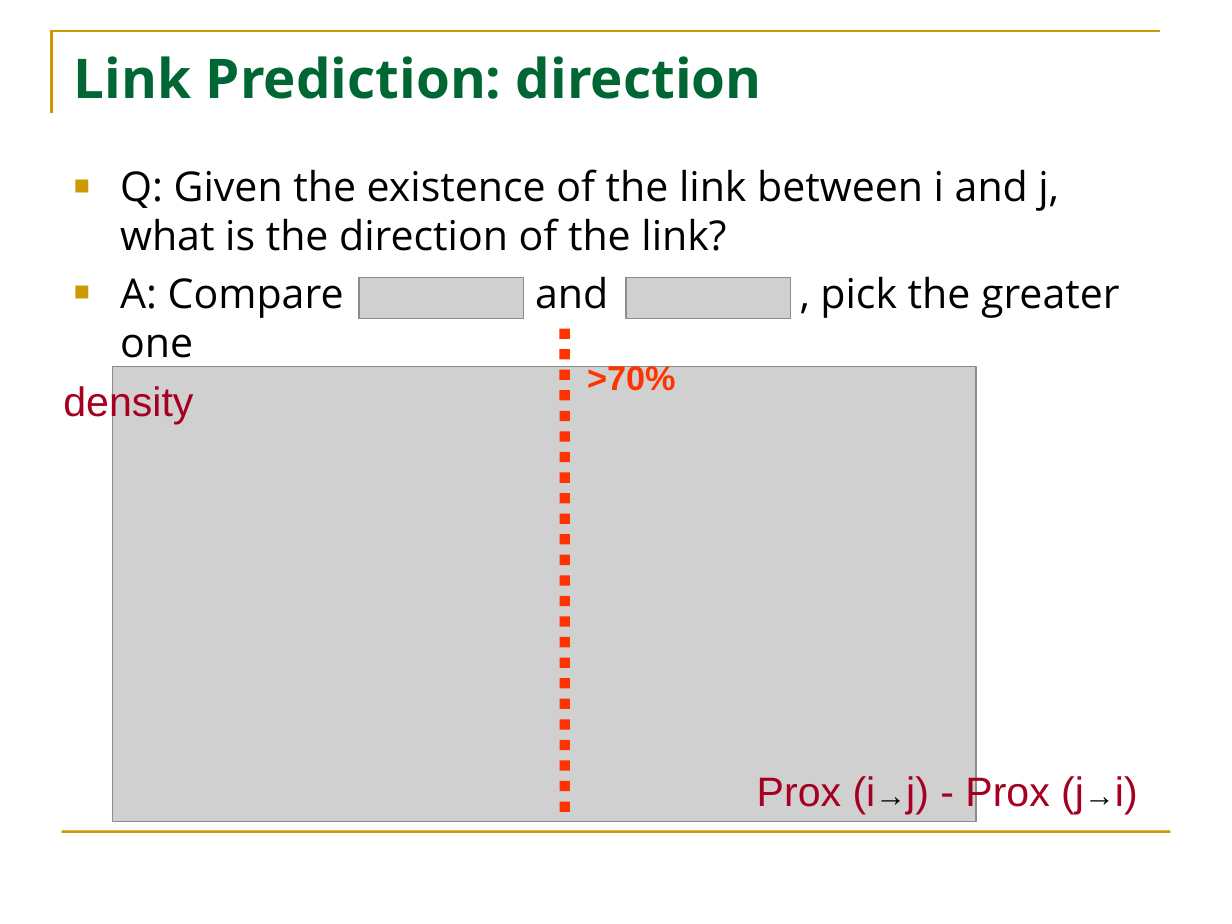
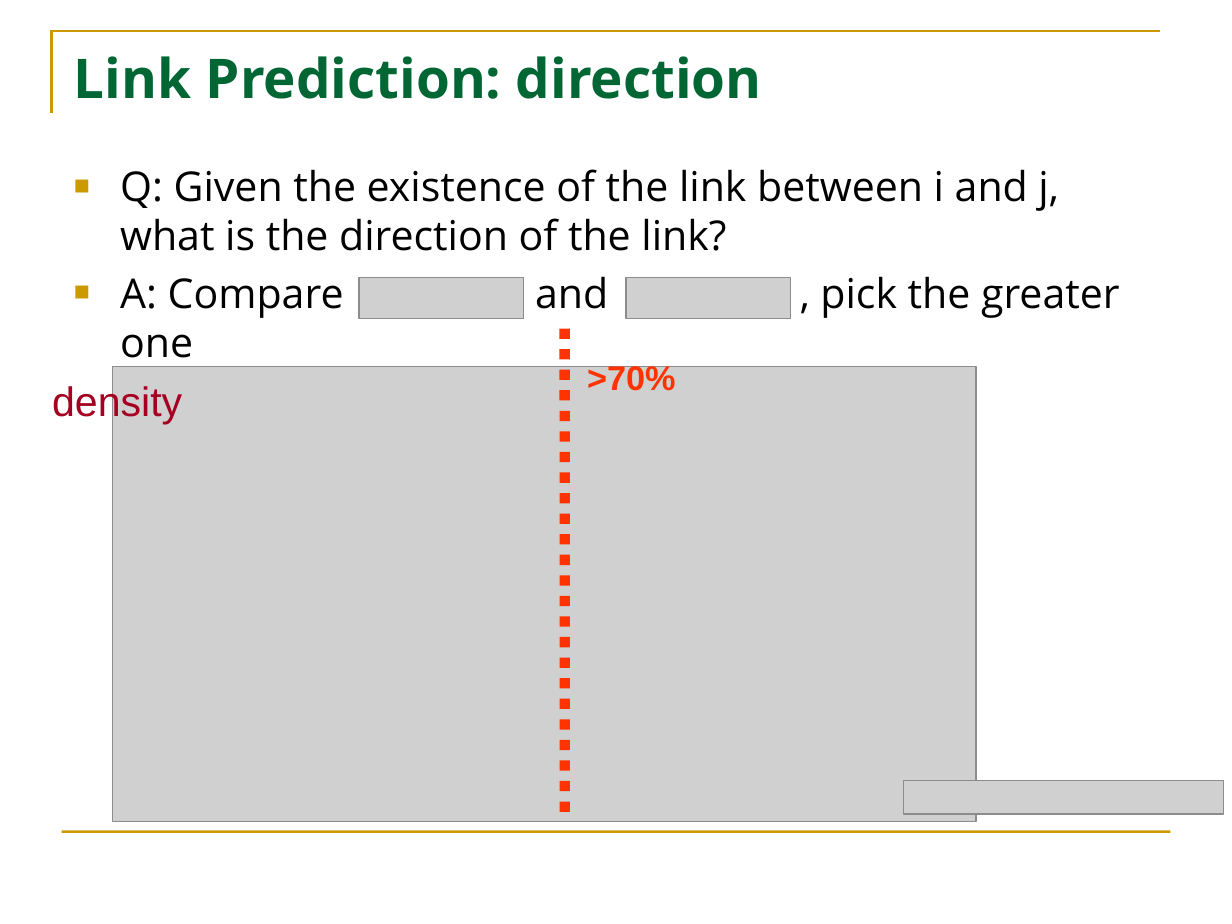
Before and after one commit to HuanSGT/rw-dir-prox, a slide deck: slide 19 of Random Walk based Proximity Measures in Directed Graphs.pptx. Drawn at 1232x924 pixels with LibreOffice and Linux fonts; fonts in the diff are those of the drawing; grey boxes stand for pictures. Boxes give left, top, right and bottom in pixels: in the first picture for what was removed or moved away, otherwise in the second. Text is boxed around its words. In the diff, an @@ line names an element or a change of style, - is before the commit and + after.

```diff
--- a/Random Walk based Proximity Measures in Directed Graphs.pptx
+++ b/Random Walk based Proximity Measures in Directed Graphs.pptx
@@ text "density": place and size @@
-text "density" at box(63, 384, 193, 425)
+text "density" at box(52, 384, 182, 425)
@@ text removed at box(757, 774, 1138, 815) @@
-Prox (i→j) - Prox (j→i)
@@ page number removed at box(833, 776, 867, 791) @@
-19
@@ picture added at box(903, 780, 1223, 813) @@
```
Also in this commit, not shown: 8 other slides changed.
